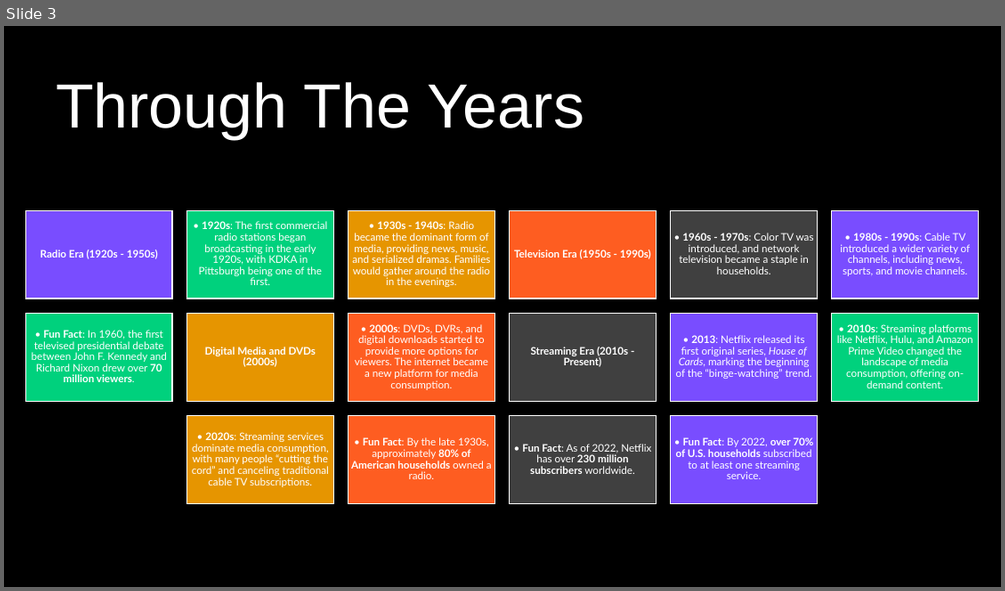
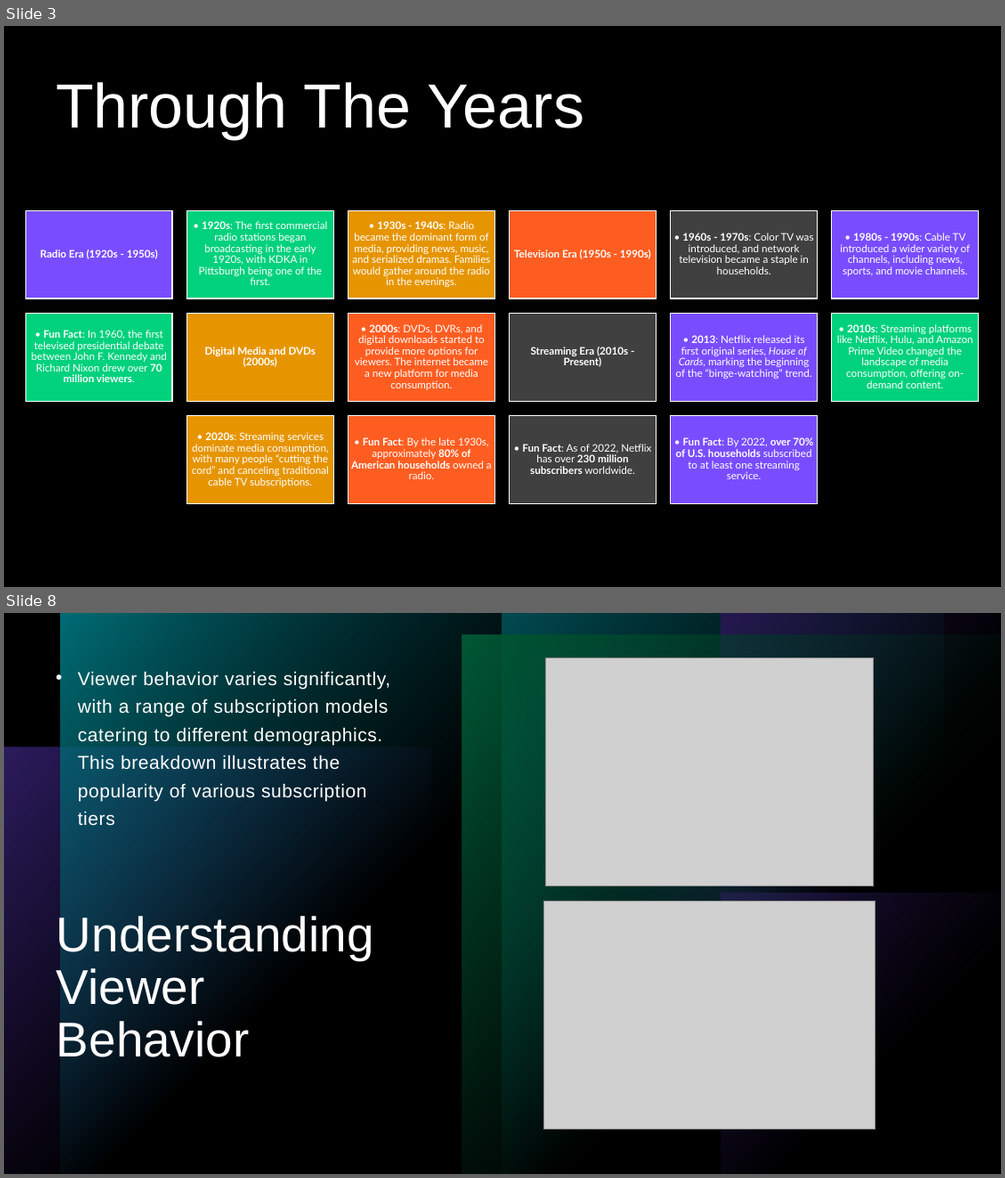
Before and after one commit to lanahuyen/media_tv, a slide deck: Presentation1.pptx. Shown one above the other, each under a label of ours: slide 3 before the commit, slides 3 and 8 after it; the slides between them are not shown. The pictures are 1005x591 and 1005x1178 pixels, drawn with LibreOffice and Linux fonts; fonts in the diff are those of the drawing; grey boxes stand for pictures. Boxes give left, top, right and bottom in pixels: in the first picture for what was removed or moved away, otherwise in the second. Text is boxed around its words. In the diff, an @@ line names an element or a change of style, - is before the commit and + after.

```diff
--- a/Presentation1.pptx
+++ b/Presentation1.pptx
@@ slide 8 added at bbox=[4, 613, 1001, 1174], background #000000; not listed: 5 template elements that a slide beside it also shows @@
@@ rectangle added at bbox=[4, 613, 1001, 1174], fill #000000 @@
@@ rectangle added at bbox=[4, 613, 1001, 1174], fill gradient #000000 @@
@@ group added at bbox=[4, 613, 1001, 1174]: 6 rectangles, 2 ellipses @@
@@ picture added at bbox=[545, 657, 874, 886] @@
@@ text added at bbox=[78, 671, 390, 826], 18 pt, text #FFFFFF @@
+• Viewer behavior varies significantly, with a range of subscription models catering to different demographics. This breakdown illustrates the popularity of various subscription tiers
@@ picture added at bbox=[544, 900, 875, 1129] @@
@@ title added at bbox=[57, 912, 374, 1057], 47 pt, text #FFFFFF @@
+Understanding Viewer Behavior
```
Also in this commit, not shown: 1 slide changed, 8 other slides added, 1 slide removed, 1 other file.
